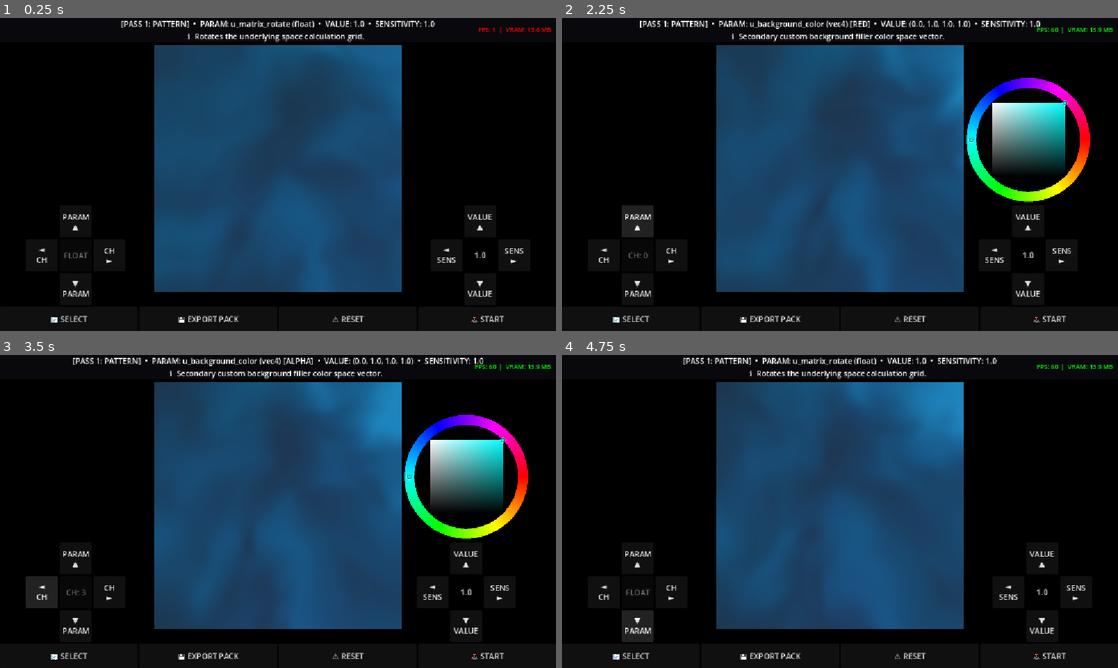
Above: before the commit, frames 1-4 (two rows, left to right).
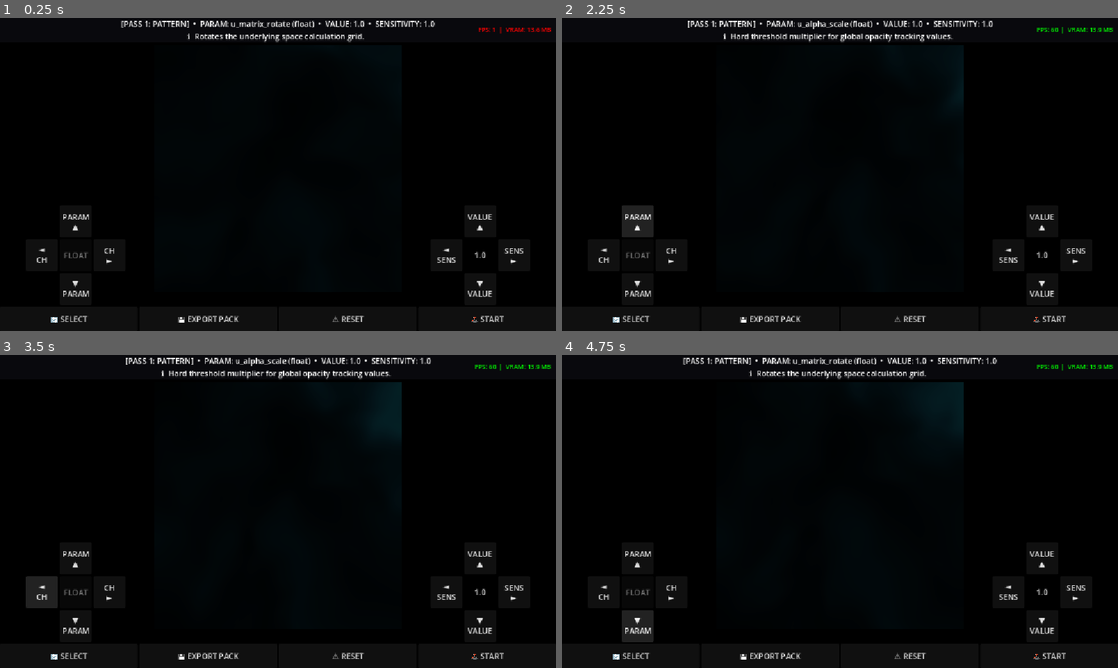
Above: after the commit, the same moments.

Repository: ocybin-solo/TATOOL
Game: Godot game, scene res://main.tscn
Two runs of this game, one before a commit and one after it. Both use one fixed random seed, a clock stepped at 60 frames per second and the inputs below.
Inputs:
- Up to frame 1 (0.25 s): no input
- Up to frame 2 (2.25 s): click "🕹️ START" at 0.5 s; click "🕹️ START" at 1.25 s; click "PARAM ▲" at 2 s
- Up to frame 3 (3.5 s): click "◄ CH" at 2.75 s
- Up to frame 4 (4.75 s): click "CH ►" at 3.5 s; click "▼ PARAM" at 4.25 s

The runs differ from the first frame. In frame 1, 35% of the frame differs, in the area x 27-73%, y 8-88%; in frame 2, 42%; in frame 3, 42%, in the area x 11-95%, y 0-90%; in frame 4, 35%.

Commit message:
failed successfully
Set the viewports to be fully transparent, but realized how dark it makes everything.  Tried adding in a brightness. gamma, alpha and contrast variable.  Probalby ought to make those subparamters if possible.  Considering reverting changes, and just dealing with a dull gray background sometimes, because it is too dark now

Diff:
--- a/MainManager.gd
+++ b/MainManager.gd
@@ -120,6 +120,7 @@
 	canvas_stack.mouse_filter = Control.MOUSE_FILTER_PASS
 	upper_display_area.add_child(canvas_stack)
 
+	# CRITICAL CONTAINER TRANSPARENCY: Allow alpha data to clip through to the app UI chassis
 	canvas_container = SubViewportContainer.new()
 	canvas_container.stretch = true
 	canvas_container.custom_minimum_size = current_preset.target_resolution
@@ -132,11 +133,14 @@
 	label_safety_alert.add_theme_font_size_override("font_size", 14)
 	canvas_stack.add_child(label_safety_alert)
 
-	# --- PASS 1: GENERATIVE MATH BUFFER ---
+	# =========================================================================
+	# PASS 1: GENERATIVE MATH BUFFER (TRANSPARENT)
+	# =========================================================================
 	pass1_viewport = SubViewport.new()
 	pass1_viewport.size = current_preset.target_resolution
 	pass1_viewport.disable_3d = true
-	pass1_viewport.transparent_bg = false
+	# THE FIX: Force native alpha channel buffer allocation on the GPU
+	pass1_viewport.transparent_bg = true
 	pass1_viewport.render_target_clear_mode = SubViewport.CLEAR_MODE_ALWAYS
 	pass1_viewport.render_target_update_mode = SubViewport.UPDATE_ALWAYS
 	add_child(pass1_viewport)
@@ -149,11 +153,14 @@
 	pass1_material = ShaderMaterial.new()
 	pass1_rect.material = pass1_material
 
-	# --- PASS 2: GEOMETRIC WARPING BUFFER ---
+	# =========================================================================
+	# PASS 2: GEOMETRIC WARPING BUFFER (TRANSPARENT)
+	# =========================================================================
 	pass2_viewport = SubViewport.new()
 	pass2_viewport.size = current_preset.target_resolution
 	pass2_viewport.disable_3d = true
-	pass2_viewport.transparent_bg = false
+	# THE FIX: Force native alpha channel buffer allocation on the GPU
+	pass2_viewport.transparent_bg = true
 	pass2_viewport.render_target_clear_mode = SubViewport.CLEAR_MODE_ALWAYS
 	pass2_viewport.render_target_update_mode = SubViewport.UPDATE_ALWAYS
 	add_child(pass2_viewport)
@@ -166,11 +173,14 @@
 	pass2_material = ShaderMaterial.new()
 	pass2_rect.material = pass2_material
 
-	# --- PASS 3: POST-PROCESS FILTER BUFFER (VISIBLE SCREEN) ---
+	# =========================================================================
+	# PASS 3: POST-PROCESS FILTER BUFFER (VISIBLE & TRANSPARENT)
+	# =========================================================================
 	pass3_viewport = SubViewport.new()
 	pass3_viewport.size = current_preset.target_resolution
 	pass3_viewport.disable_3d = true
-	pass3_viewport.transparent_bg = false
+	# THE FIX: Force native alpha channel buffer allocation on the GPU
+	pass3_viewport.transparent_bg = true
 	pass3_viewport.render_target_clear_mode = SubViewport.CLEAR_MODE_ALWAYS
 	pass3_viewport.render_target_update_mode = SubViewport.UPDATE_ALWAYS
 	canvas_container.add_child(pass3_viewport)
@@ -183,9 +193,10 @@
 	pass3_material = ShaderMaterial.new()
 	pass3_rect.material = pass3_material
 
-	# Establish the explicit texture pipeline bindings
+	# Establish the explicit texture pipeline bindings across the transparent passes
 	pass2_material.set_shader_parameter("u_pattern_texture", pass1_viewport.get_texture())
 	pass3_material.set_shader_parameter("u_warped_texture", pass2_viewport.get_texture())
+
 
 func setup_interface_layer() -> void:
 	var ui_layer = CanvasLayer.new()
@@ -598,30 +609,41 @@
 
 	control_panel.update_status_readout()
 
-
 func load_default_test_shaders() -> void:
 	# =========================================================================
-	# PASS 1 LIBRARY MODULES (RESTORING PATTERN 1 + UPGRADING VORONOI BACKGROUNDS)
+	# PASS 1 LIBRARY MODULES (INTEGRATED BRIGHTNESS, CONTRAST, AND GAMMA MATRICES)
 	# =========================================================================
 	var p1_domain_warp = """
 	shader_type canvas_item;
 	uniform float u_time;
+
 	// CAT: Matrix Adjustments
 	// DESC: Rotates the underlying space calculation grid.
 	uniform float u_matrix_rotate = 0.0;
-	// DESC: Distorts and stretches the coordinate aspect scale.
 	uniform vec2 u_space_scale = vec2(1.0, 1.0);
+
 	// CAT: Warping Calculations
 	// DESC: Dictates how hard the internal noise loops twist into each other.
 	uniform float u_warp_twist = 0.5;
 	uniform float u_warp_strength = 1.1;
 	uniform float u_noise_detail = 4.0;
 	uniform float u_flow_speed = 0.4;
-	// CAT: Aesthetics & Tinting
+
+	// CAT: Aesthetics & Finishing
 	// DESC: Main coloring vector array layer target tint.
 	uniform vec4 u_pattern_color : source_color = vec4(0.1, 0.7, 0.9, 1.0);
-	// DESC: Secondary custom background filler color space vector.
-	uniform vec4 u_background_color : source_color = vec4(0.02, 0.02, 0.05, 1.0);
+
+	// DESC: Global scalar adjustment factor for overall visual luminance.
+	uniform float u_brightness = 1.0;
+
+	// DESC: Linear contrast multiplier expanding dark/light value spreads.
+	uniform float u_contrast = 1.0;
+
+	// DESC: Midtone power-curve correction factor for organic blending.
+	uniform float u_gamma = 1.0;
+
+	// DESC: Hard threshold multiplier for global opacity tracking values.
+	uniform float u_alpha_scale = 1.0;
 
 	float hash2d(vec2 p) { return fract(sin(dot(p, vec2(127.1, 311.7))) * 43758.5453123); }
 	float value_noise(vec2 p) {
@@ -651,8 +673,21 @@
 		vec2 q = vec2(fbm(st + vec2(scaled_time * 0.2)), fbm(st + vec2(5.2, 1.3) + vec2(scaled_time * 0.15)));
 		vec2 r = vec2(fbm(st + u_warp_strength * (twist_mat * q) + vec2(1.7, 9.2) + vec2(scaled_time * 0.3)), fbm(st + u_warp_strength * (twist_mat * q) + vec2(8.3, 2.8) + vec2(scaled_time * 0.05)));
 		float final_field_math = fbm(st + u_warp_strength * r);
-		vec4 dynamic_bg = mix(u_background_color, vec4(0.12, 0.0, 0.22, 1.0), clamp(length(q), 0.0, 1.0));
-		COLOR = mix(dynamic_bg, u_pattern_color, final_field_math) * (final_field_math * 1.5 + 0.3);
+
+		// 1. Calculate foundational procedural RGB and alpha weights
+		vec3 base_rgb = u_pattern_color.rgb * (final_field_math * 1.5 + 0.3);
+		float base_alpha = final_field_math * u_pattern_color.a * u_alpha_scale;
+
+		// 2. Core Post-Process Math Calculations: Brightness
+		base_rgb *= u_brightness;
+
+		// 3. Contrast: Shift values around a centered 0.5 midtone anchor point safely
+		base_rgb = (base_rgb - 0.5) * u_contrast + 0.5;
+
+		// 4. Gamma Correction: Apply exponential power curving rules cleanly
+		base_rgb = max(pow(max(base_rgb, vec3(0.0)), vec3(1.0 / max(u_gamma, 0.01))), vec3(0.0));
+
+		COLOR = vec4(base_rgb, base_alpha);
 	}
 	"""
 
@@ -660,22 +695,26 @@
 	pass1_library["Voronoi Cells"] = """
 	shader_type canvas_item;
 	uniform float u_time;
+
 	// CAT: Cellular Structure
 	// DESC: Multiplier factor for the total grid density scaling partition size.
 	uniform float u_cell_scale = 4.0;
-	// DESC: Morph limits between rigid square grids (0.0) and chaotic organic layouts (1.0).
 	uniform float u_cell_mutation = 1.0;
-	// CAT: Organic Fluidity
-	// DESC: Radial orbit tracking velocity multiplier for individual inner nuclei points.
 	uniform float u_nuclei_speed = 0.8;
+
 	// CAT: Edge Cosmetics
 	// DESC: Sharpness contrast filter applied to the border gradient fields.
 	uniform float u_border_sharpness = 2.0;
-	// CAT: Aesthetics & Tinting
+	// DESC: Blur smoothing roll-off factor applied to outer cellular margins.
+	uniform float u_edge_softness = 0.05;
+
+	// CAT: Aesthetics & Finishing
 	// DESC: Main coloring vector array layer target tint.
 	uniform vec4 u_pattern_color : source_color = vec4(0.1, 0.7, 0.9, 1.0);
-	// DESC: Customizable color picker target slot for negative cell space voids.
-	uniform vec4 u_background_color : source_color = vec4(0.02, 0.02, 0.06, 1.0);
+	uniform float u_brightness = 1.0;
+	uniform float u_contrast = 1.0;
+	uniform float u_gamma = 1.0;
+	uniform float u_alpha_scale = 1.0;
 
 	vec2 random2(vec2 p) {
 		return fract(sin(vec2(dot(p, vec2(127.1, 311.7)), dot(p, vec2(269.5, 183.3)))) * 43758.5453);
@@ -696,9 +735,20 @@
 				m_dist = min(m_dist, dist);
 			}
 		}
-		float cell_vibrancy = 1.0 - m_dist;
+
+		// Utilize smoothstepping across edge margins to control vector falloff clipping maps
+		float cell_vibrancy = smoothstep(u_edge_softness, u_edge_softness + 0.5, 1.0 - m_dist);
 		cell_vibrancy = pow(cell_vibrancy, u_border_sharpness);
-		COLOR = mix(u_background_color, u_pattern_color, cell_vibrancy);
+
+		vec3 base_rgb = u_pattern_color.rgb;
+		float base_alpha = cell_vibrancy * u_pattern_color.a * u_alpha_scale;
+
+		// Execute aesthetic post-processing matrices
+		base_rgb *= u_brightness;
+		base_rgb = (base_rgb - 0.5) * u_contrast + 0.5;
+		base_rgb = max(pow(max(base_rgb, vec3(0.0)), vec3(1.0 / max(u_gamma, 0.01))), vec3(0.0));
+
+		COLOR = vec4(base_rgb, base_alpha);
 	}
 	"""
 
@@ -758,15 +808,10 @@
 	}
 	"""
 
-	# =========================================================================
-	# COMPILE DEFAULT OBJECTS AND BOOT UP CLEAR SLATE
-	# =========================================================================
 	var s1 = Shader.new()
 	s1.code = pass1_library["Domain Warp"]
-
 	var s2 = Shader.new()
 	s2.code = pass2_library["None Selected"]
-
 	var s3 = Shader.new()
 	s3.code = pass3_library["None Selected"]
 
@@ -778,6 +823,7 @@
 	pass3_material.set_shader_parameter("u_warped_texture", pass2_viewport.get_texture())
 
 	control_panel.load_shader_source(s1.code)
+
 
 func _on_global_factory_reset_pressed() -> void:
 	if not control_panel or control_panel.parsed_uniforms.is_empty(): return
